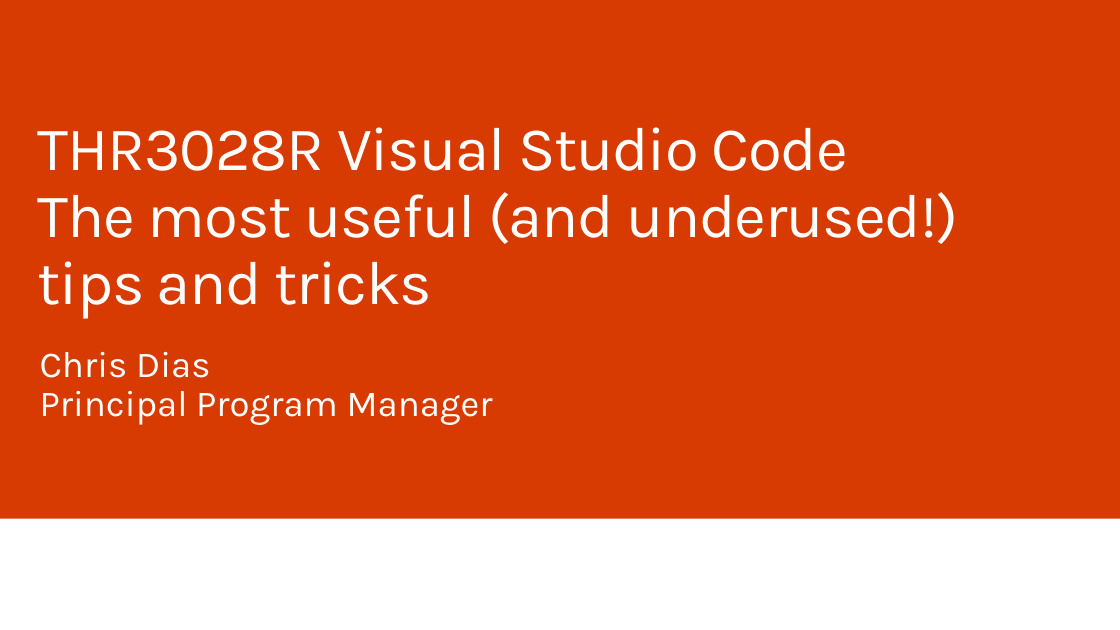
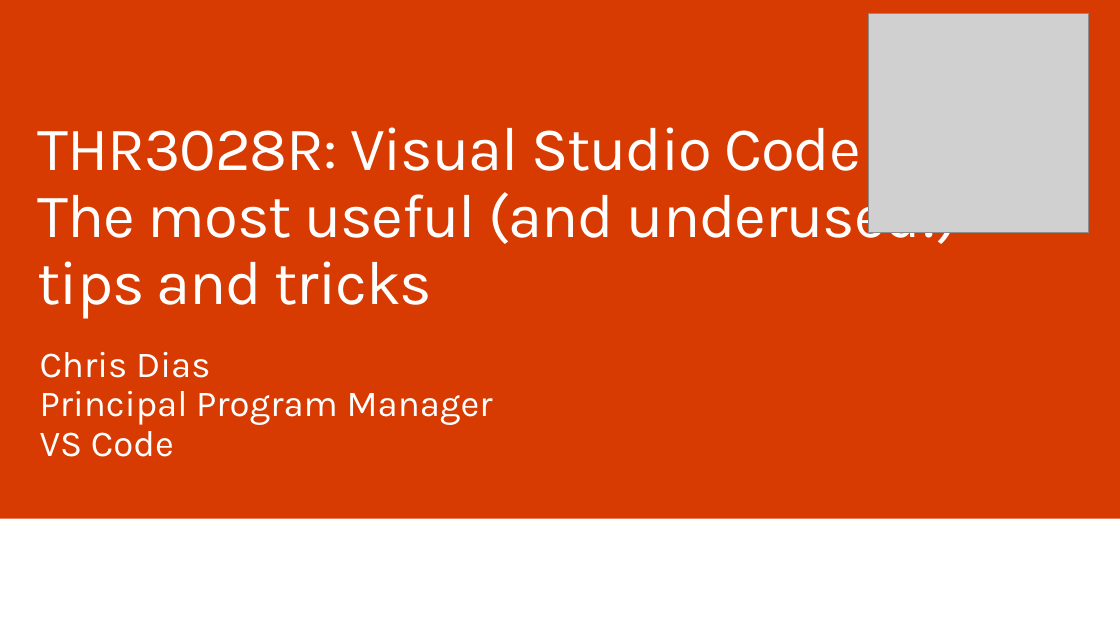
Before and after one commit to chrisdias/ignite2017, a slide deck: slide 1 of THR3028R.chrisdias.vscodetipstricks.pptx. Drawn at 1120x630 pixels with LibreOffice and Linux fonts; fonts in the diff are those of the drawing; grey boxes stand for pictures; background and template pictures are left out. Boxes give left, top, right and bottom in pixels: in the first picture for what was removed or moved away, otherwise in the second. Text is boxed around its words. In the diff, an @@ line names an element or a change of style, - is before the commit and + after.

```diff
--- a/THR3028R.chrisdias.vscodetipstricks.pptx
+++ b/THR3028R.chrisdias.vscodetipstricks.pptx
@@ picture added at [869,13,1089,233] @@
@@ title at [38,127,958,318]: text changed @@
-THR3028R Visual Studio Code
-The most useful (and underused!) tips and tricks
+THR3028R: Visual Studio Code
+The most useful (and underused!)
+tips and tricks
@@ text at [40,423,174,457]: paragraph added @@
+VS Code
```
Also in this commit, not shown: 9 other slides changed, 2 other files.
